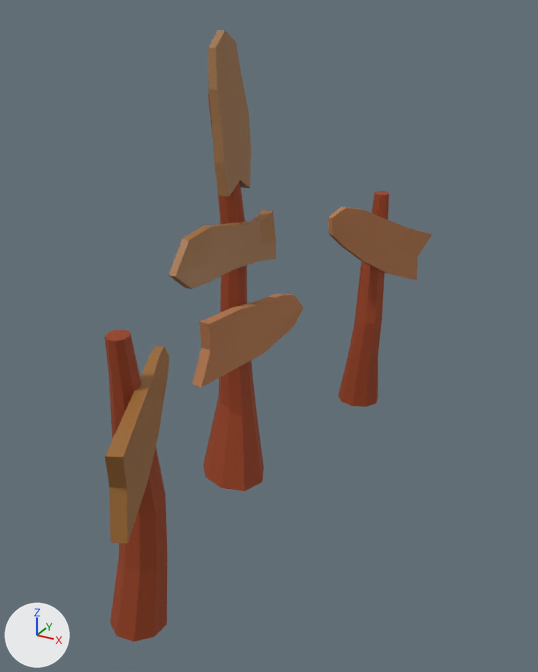
Renders of the glTF model Assets/Signs/signs.gltf from each side of a commit.
Rendered twice from a camera (50 mm lens) standing at (1.67, -1.78, 2.1) and looking at (0.25, 0.79, 0.81). The lights are fixed; the arrows at lower left show +X, +Y and +Z. Where no turn or scale is listed for an object, it has been applied to the vertices.

The scene before the commit, as lines of its bpy script (objects in view):
```python
mat_wegweiser1 = principled_material('Wegweiser1')
mat_wegweiser1.base_color = (0.453, 0.187, 0.0744)  # orange #b3784d
mat_wegweiser1.roughness = 0.855
me_cube_001 = bpy.data.meshes.new('Cube.001')
me_cube_001.from_pydata(...)  # 30 vertices, 56 faces; spans x -0.059..0.038, y -0.376..0.483, z -0.14..0.156
me_cube_001.materials.append(mat_wegweiser1)  # orange #b3784d
me_cube_002 = bpy.data.meshes.new('Cube.002')
me_cube_002.from_pydata(...)  # 30 vertices, 56 faces; spans x -0.043..0.033, y -0.477..0.263, z -0.114..0.151
me_cube_002.materials.append(mat_wegweiser2)  # brown #9e6b33
me_cube_003 = bpy.data.meshes.new('Cube.003')
me_cube_003.from_pydata(...)  # 30 vertices, 56 faces; spans x -0.045..0.046, y -0.134..0.117, z -0.283..0.344
me_cube_003.materials.append(mat_wegweiser3)  # brown #9e7246
me_cube_005 = bpy.data.meshes.new('Cube.005')
me_cube_005.from_pydata(...)  # 30 vertices, 56 faces; spans x -0.03..0.038, y -0.36..0.393, z -0.135..0.163
me_cube_005.materials.append(mat_wegweiser1)  # orange #b3784d
me_cylinder = bpy.data.meshes.new('Cylinder')
me_cylinder.from_pydata(...)  # 58 vertices, 112 faces; spans x -0.16..0.17, y -0.16..0.14, z -0.59..1.23
me_cylinder.materials.append(mat_holz4)  # brown #963e17
ob_post2 = bpy.data.objects.new('post2', me_cylinder)
ob_post2.location = (0.003, 0.885, 0.587)
ob_sign2 = bpy.data.objects.new('sign2', me_cube_003)
ob_sign2.location = (0.05, 0.848, 1.678)
ob_sign3 = bpy.data.objects.new('sign3', me_cube_002)
ob_sign3.location = (0.093, 0.839, 1.168)
ob_sign4 = bpy.data.objects.new('sign4', me_cube_001)
ob_sign4.location = (0.096, 0.88, 0.77)
ob_sign5 = bpy.data.objects.new('sign5', me_cube_005)
ob_sign5.location = (0.333, 1.878, 0.955)
ob_sign5.rotation_euler = (0.489, 3.116, -0.446)  # degrees (28, 179, -26)
ob_sign5.scale = (-1.0, -1.0, -1.0)
# also in view: 'sign1' at (0.33, -0.16, 0.87); 'post3' at (0.26, 1.87, 0.6); 'post1' at (0.22, -0.14, 0.6)
```
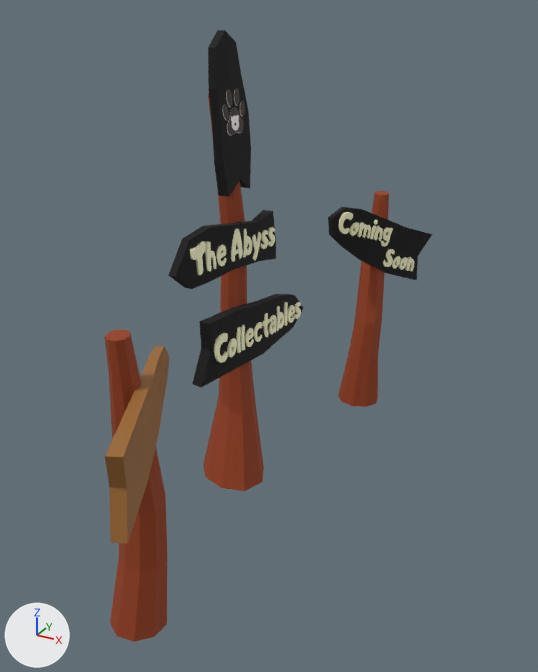
The change in detail:
Picture 'Very Top' (img_very_top) is new.
Material 'Wegweiser1' (mat_wegweiser1) changes colour from orange #b3784d to black #000000; in linear values from (0.453, 0.187, 0.0744) to (0.0, 0.0, 0.0).
Material 'Very Top' (mat_very_top) is new.
Its texture is img_very_top (with its transparency).
Material 'Material.005' (mat_material_005) is new.
Its base color is (1.0, 0.982, 0.631) (beige #fffdd0).
Material 'Material.004' (mat_material_004) is new.
Its base color is (1.0, 0.982, 0.631) (beige #fffdd0).
Material 'Material.003' (mat_material_003) is new.
Its base color is (1.0, 0.982, 0.631) (beige #fffdd0).
Material 'Material.002' (mat_material_002) is new.
Its base color is (1.0, 0.982, 0.631) (beige #fffdd0).
me_cube_003 has 30 vertices, 56 faces and spans x -0.045..0.046, y -0.134..0.117, z -0.283..0.344.
me_cube_003 no longer uses material mat_wegweiser3 (brown #9e7246).
me_cube_003 now uses material mat_wegweiser1 (black #000000).
me_cube_002 has 30 vertices, 56 faces and spans x -0.043..0.033, y -0.477..0.263, z -0.114..0.151.
me_cube_002 no longer uses material mat_wegweiser2 (brown #9e6b33).
me_cube_002 now uses material mat_wegweiser1 (black #000000).
Mesh me_very_top is new.
It has 4 vertices, 2 faces and spans x -0.028..0.028, y -0.2..0.2, z -0.2..0.2.
It uses material mat_very_top (picture img_very_top).
Mesh me_text4soon is new.
It has 3036 vertices, 6064 faces and spans x -0.007..0.12, y 0.0..0.21, z -0.068..0.087.
It uses material mat_material_005 (beige #fffdd0).
Mesh me_text4 is new.
It has 5188 vertices, 10356 faces and spans x -0.002..0.188, y 0.01..0.335, z -0.125..0.093.
It uses material mat_material_004 (beige #fffdd0).
Mesh me_text2 is new.
It has 6674 vertices, 13328 faces and spans x -0.005..0.033, y 0.005..0.615, z -0.051..0.124.
It uses material mat_material_003 (beige #fffdd0).
Mesh me_text3 is new.
It has 8462 vertices, 16896 faces and spans x -0.005..0.038, y 0.005..0.731, z -0.028..0.127.
It uses material mat_material_002 (beige #fffdd0).
Object 'Very Top' (ob_very_top) is new; it shows me_very_top.
Its location is (0.068, 0.841, 1.731).
Object 'Text4Soon' (ob_text4soon) is new; it shows me_text4soon.
Its location is (0.349, 1.86, 0.832).
Object 'text 4' (ob_text_4) is new; it shows me_text4.
Its location is (0.196, 1.588, 1.066).
Object 'text 2' (ob_text_2) is new; it shows me_text2.
Its location is (0.098, 0.45, 1.152).
Object 'text 3' (ob_text_3) is new; it shows me_text3.
Its location is (0.107, 0.58, 0.723).

Changed parts and their boxes (x1, y1, x2, y2) in the pictures (538 x 672 px):
'sign4', recoloured (brown to black)
    both: (192, 294, 303, 387)
'sign2', recoloured (brown to black)
    both: (208, 30, 251, 197)
'sign3', recoloured (brown to black)
    both: (168, 210, 276, 289)
'sign5', recoloured (brown to black)
    both: (328, 207, 433, 280)
'text 3', added (beige)
    after: (214, 302, 301, 363)
'text 2', added (beige)
    after: (190, 227, 275, 275)
'text 4', added (beige)
    after: (338, 212, 393, 247)
'Very Top', added
    after: (222, 88, 245, 136)
'Text4Soon', added
    after: (383, 249, 414, 271)
